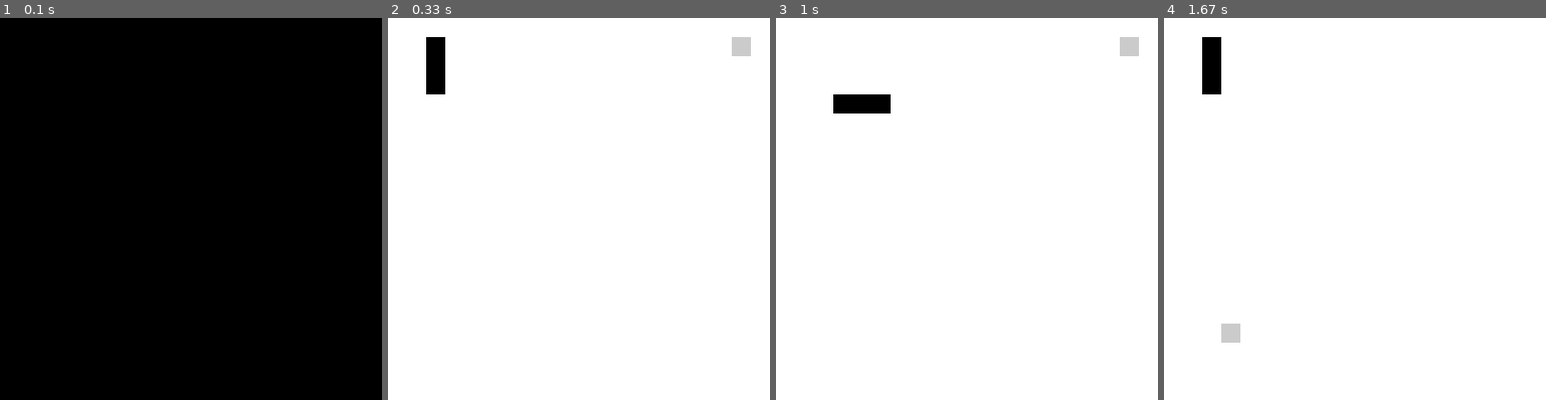
Above: before the commit, frames 1-4 (left to right).
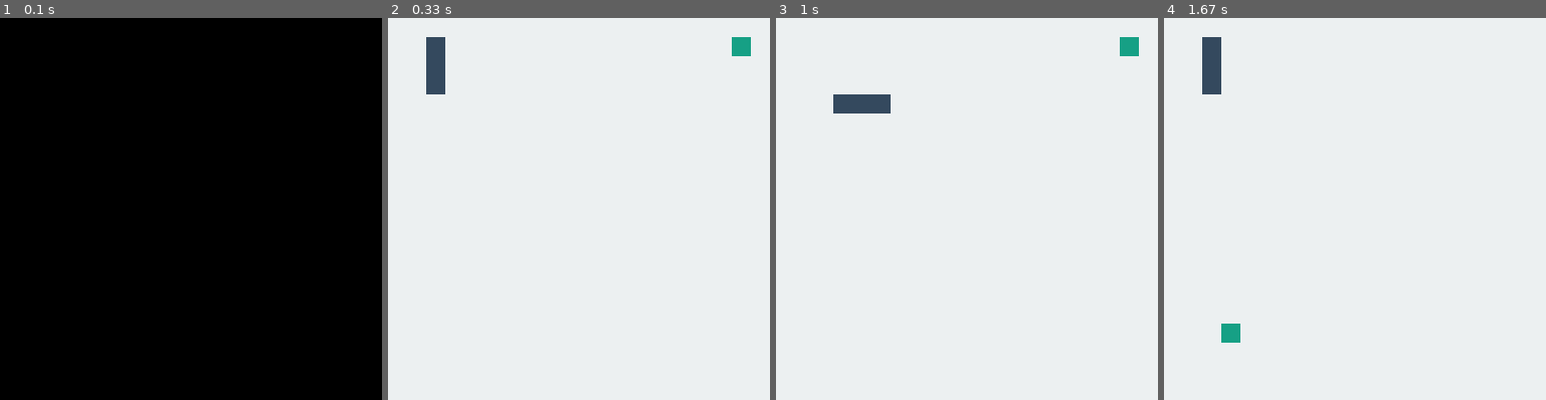
Above: after the commit, the same moments.

Repository: dicruzcar/Snake-Public
Game: pygame game, started from main.py
Two runs of this game, one before a commit and one after it. Both use one fixed random seed, a clock stepped at 60 frames per second and the inputs below.
Inputs:
- Up to frame 1 (0.1 s): no input
- Up to frame 2 (0.33 s): no input
- Up to frame 3 (1 s): hold Right 0.33-0.8 s; hold Up from 0.83 s (still down); tap Space at 0.9 s
- Up to frame 4 (1.67 s): release Up at 1.18 s; hold Right from 1.22 s (still down); tap Space at 1.28 s

Frame 1 is identical in both runs. In frame 2, 1.0% of the frame differs, in the area x 10-95%, y 5-20%; in frame 3, 1.0%; in frame 4, 1.0%.

Commit message:
The game colors has changed

Diff:
--- a/pygame_entities/game.py
+++ b/pygame_entities/game.py
@@ -15,15 +15,15 @@
         #World attributes
         self.width = width
         self.height = height
-        self.background = (255,255,255)
+        self.background = (236, 240, 241)
         self.basic_pixel_unit = 20
         self.world_width = width / self.basic_pixel_unit
         self.world_height = height / self.basic_pixel_unit
         self.snake_body_unit_size = self.basic_pixel_unit
-        self.snake_body_color = (0,0,0)
+        self.snake_body_color = (52, 73, 94)
         self.snake_value = snake_value
         self.food_value = food_value
-        self.food_color = (203,203,203)
+        self.food_color = (22,160,133)
 
         #Game attributes
         self.restart_key = "SPACE"
